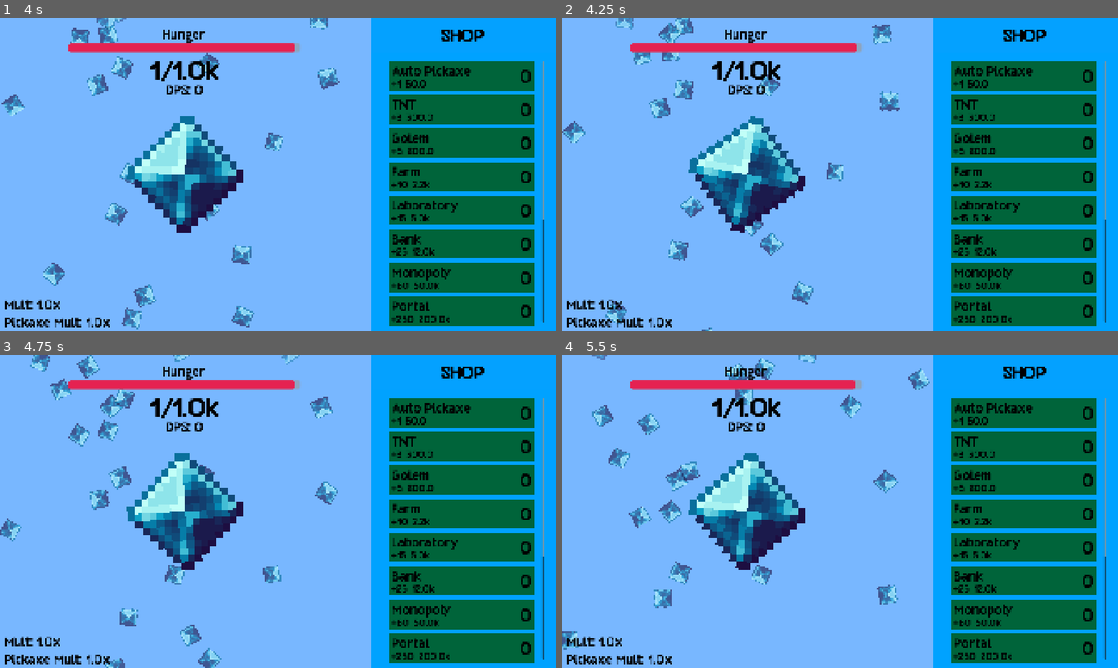
Above: before the commit, frames 1-4 (two rows, left to right).
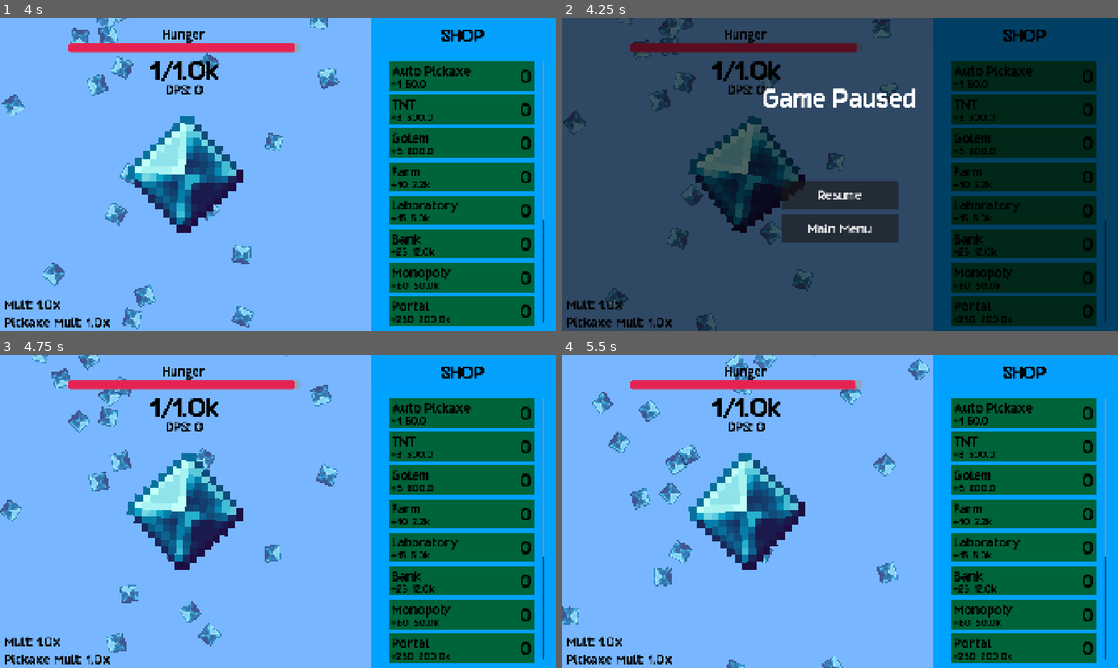
Above: after the commit, the same moments.

Repository: kyteidev/diamond-clicker-ultimate
Game: Godot game, scene res://scenes/game.tscn
Same seed, same stepped clock (60 frames per second), same inputs: the game is played once before the commit and once after it.
Inputs (mouse positions are in pixels of both pictures, inside the frame that each line leads up to):
- Up to frame 1 (4 s): move the mouse to (400, 158) at 0.52 s; click (400, 158) at 0.6 s; move the mouse to (166, 190) at 1.27 s; click (166, 190) at 1.35 s; move the mouse to (333, 105) at 2.02 s; click (333, 105) at 2.1 s; move the mouse to (250, 237) at 2.77 s; click (250, 237) at 2.85 s; move the mouse to (444, 221) at 3.52 s; click (444, 221) at 3.6 s
- Up to frame 2 (4.25 s): tap Escape (ui_cancel) at 4.15 s
- Up to frame 3 (4.75 s): click (278, 533) at 4.25 s, where only the run after the commit has a clickable "Resume"
- Up to frame 4 (5.5 s): move the mouse to (673, 464) at 5.02 s; click (673, 464) at 5.1 s

Frame 1 is identical in both runs. In frame 2, 97% of the frame differs, in the area x 0-100%, y 0-100%; in frame 3, 6.7%; in frame 4, 6.8%.

Commit message:
add basic pause menu

Diff:
--- a/scenes/game.tscn
+++ b/scenes/game.tscn
@@ -11,6 +11,7 @@
 [ext_resource type="Script" uid="uid://cuw4pnoecrak2" path="res://scripts/diamond_count_label.gd" id="6_vtaks"]
 [ext_resource type="Script" uid="uid://by1gqrnvbwihp" path="res://scripts/hunger_bar.gd" id="7_gee14"]
 [ext_resource type="PackedScene" uid="uid://5rnyevskfm6a" path="res://scenes/menus/death_menu.tscn" id="11_kvpfn"]
+[ext_resource type="PackedScene" uid="uid://c5hpk5u5dwk5q" path="res://scenes/menus/pause_menu.tscn" id="12_dinhu"]
 
 [sub_resource type="LabelSettings" id="LabelSettings_yqjtg"]
 font = ExtResource("3_iywne")
@@ -226,5 +227,8 @@
 
 [node name="DeathMenu" parent="." unique_id=1325817900 instance=ExtResource("11_kvpfn")]
 
+[node name="PauseMenu" parent="." unique_id=641017661 node_paths=PackedStringArray("death_menu") instance=ExtResource("12_dinhu")]
+death_menu = NodePath("../DeathMenu")
+
 [connection signal="mouse_entered" from="GamePanel/Diamond" to="GamePanel/Diamond" method="_on_mouse_entered"]
 [connection signal="mouse_exited" from="GamePanel/Diamond" to="GamePanel/Diamond" method="_on_mouse_exited"]
--- /dev/null
+++ b/scenes/menus/pause_menu.tscn
@@ -0,0 +1,64 @@
+[gd_scene format=3 uid="uid://c5hpk5u5dwk5q"]
+
+[ext_resource type="Script" uid="uid://byangbxoodqy0" path="res://scripts/menus/pause_menu.gd" id="1_7unhi"]
+[ext_resource type="FontFile" uid="uid://byhs35j54epxn" path="res://assets/fonts/groundhog.ttf" id="1_fwndu"]
+
+[sub_resource type="LabelSettings" id="LabelSettings_nxcxh"]
+font = ExtResource("1_fwndu")
+font_size = 96
+
+[node name="PauseMenu" type="CanvasLayer" unique_id=641017661]
+process_mode = 3
+script = ExtResource("1_7unhi")
+
+[node name="ColorRect" type="ColorRect" parent="." unique_id=2005087731]
+anchors_preset = 15
+anchor_right = 1.0
+anchor_bottom = 1.0
+grow_horizontal = 2
+grow_vertical = 2
+color = Color(0, 0, 0, 0.60784316)
+
+[node name="Label" type="Label" parent="." unique_id=140119176]
+anchors_preset = 5
+anchor_left = 0.5
+anchor_right = 0.5
+offset_left = -267.0
+offset_top = 220.0
+offset_right = 267.0
+offset_bottom = 334.0
+grow_horizontal = 2
+text = "Game Paused"
+label_settings = SubResource("LabelSettings_nxcxh")
+
+[node name="VBoxContainer" type="VBoxContainer" parent="." unique_id=1515167202]
+anchors_preset = 8
+anchor_left = 0.5
+anchor_top = 0.5
+anchor_right = 0.5
+anchor_bottom = 0.5
+offset_left = -202.0
+offset_top = -30.0
+offset_right = 203.0
+offset_bottom = 288.0
+grow_horizontal = 2
+grow_vertical = 2
+theme_override_constants/separation = 16
+alignment = 1
+
+[node name="ResumeButton" type="Button" parent="VBoxContainer" unique_id=1628862455]
+custom_minimum_size = Vector2(300, 100)
+layout_mode = 2
+theme_override_fonts/font = ExtResource("1_fwndu")
+theme_override_font_sizes/font_size = 48
+text = "Resume"
+
+[node name="MenuButton" type="Button" parent="VBoxContainer" unique_id=1151077792]
+custom_minimum_size = Vector2(300, 100)
+layout_mode = 2
+theme_override_fonts/font = ExtResource("1_fwndu")
+theme_override_font_sizes/font_size = 48
+text = "Main Menu"
+
+[connection signal="pressed" from="VBoxContainer/ResumeButton" to="." method="_on_resume_button_pressed"]
+[connection signal="pressed" from="VBoxContainer/MenuButton" to="." method="_on_menu_button_pressed"]
--- /dev/null
+++ b/scripts/menus/pause_menu.gd
@@ -0,0 +1,29 @@
+extends CanvasLayer
+
+@export var death_menu: CanvasLayer
+
+
+func _ready() -> void:
+	visible = false
+	get_tree().paused = false
+
+
+func _input(_event: InputEvent) -> void:
+	if Input.is_action_just_pressed("ui_cancel"):
+		if not death_menu.visible:
+			_toggle_pause()
+
+
+func _toggle_pause() -> void:
+	visible = not visible
+	get_tree().paused = not get_tree().paused
+	Input.mouse_mode = Input.MOUSE_MODE_VISIBLE if get_tree().paused else Input.MOUSE_MODE_HIDDEN
+
+
+func _on_resume_button_pressed() -> void:
+	_toggle_pause()
+
+
+func _on_menu_button_pressed() -> void:
+	get_tree().paused = false
+	get_tree().change_scene_to_file("res://scenes/menus/main_menu.tscn")
Not shown, added: scripts/menus/pause_menu.gd.uid
